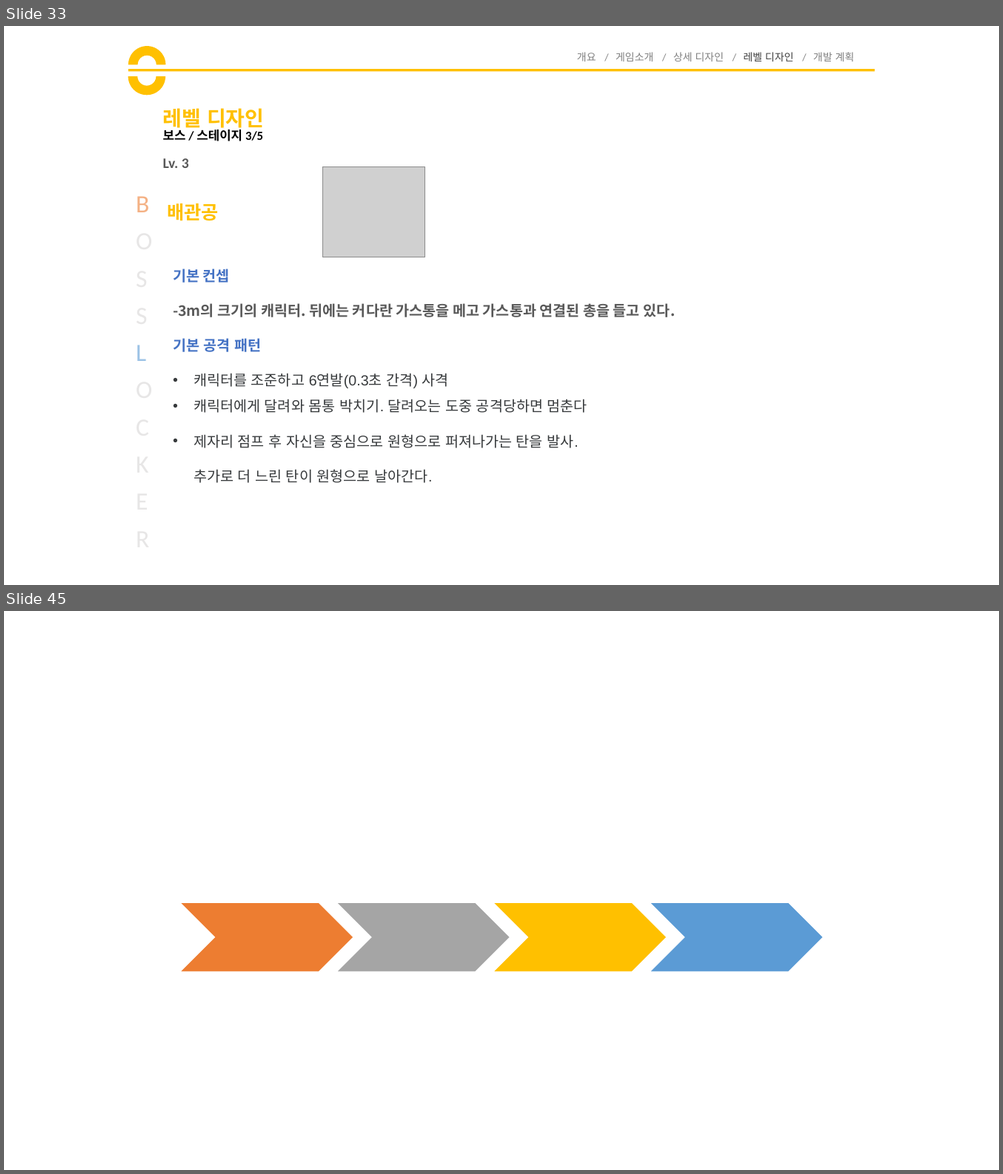
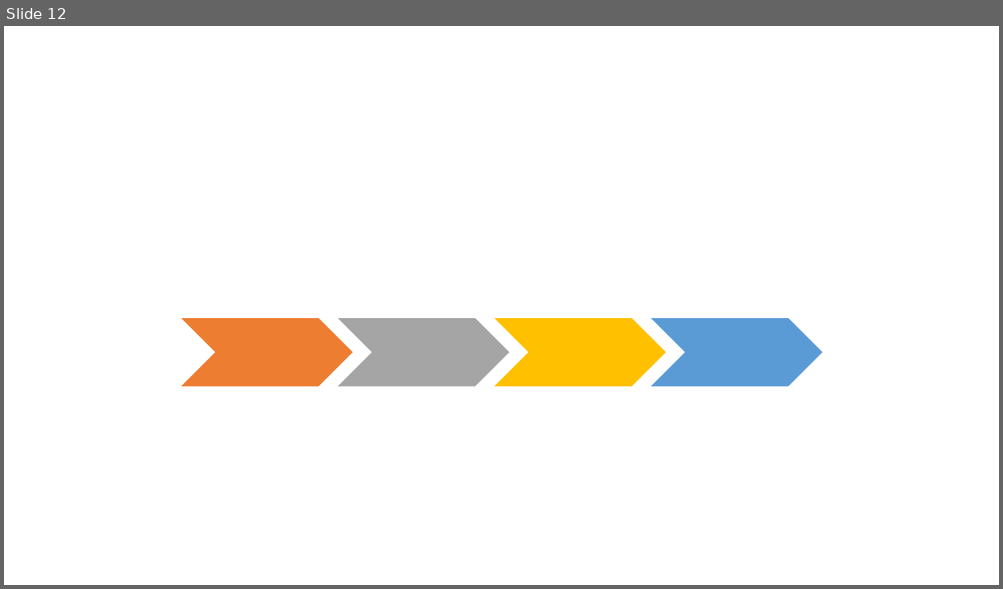
Before and after one commit to goddun/Report, a slide deck: 제안서.pptx. Shown one above the other, each under a label of ours: slides 33 and 45 before the commit, slide 12 after it; the slides between them are not shown. The pictures are 1003x1174 and 1003x589 pixels, drawn with LibreOffice and Linux fonts; fonts in the diff are those of the drawing; grey boxes stand for pictures. Boxes give left, top, right and bottom in pixels: in the first picture for what was removed or moved away, otherwise in the second. Text is boxed around its words. In the diff, an @@ line names an element or a change of style, - is before the commit and + after.

```diff
--- a/제안서.pptx
+++ b/제안서.pptx
@@ slide 33 removed at bbox=[4, 26, 999, 585], background #FFFFFF @@
@@ arch (boxed as its full ring) removed at bbox=[128, 46, 166, 84] @@
@@ arch (boxed as its full ring) removed at bbox=[128, 58, 165, 96] @@
@@ line removed from (128, 70) to (875, 70) @@
@@ text removed at bbox=[577, 52, 854, 62] @@
-개요 / 게임소개 / 상세 디자인 / 레벨 디자인 / 개발 계획
@@ title removed at bbox=[163, 108, 264, 132] @@
-레벨 디자인
@@ text removed at bbox=[163, 127, 263, 141] @@
-보스 / 스테이지 3/5
@@ text removed at bbox=[163, 158, 189, 168] @@
-Lv. 3
@@ picture removed at bbox=[323, 167, 425, 258] @@
@@ text removed at bbox=[136, 196, 149, 361] @@
-B
-O
-S
-S
-L
-O
-C
-K
-E
-R
@@ text removed at bbox=[167, 204, 219, 221] @@
-배관공
@@ text removed at bbox=[173, 269, 674, 483] @@
-기본 컨셉
--3m의 크기의 캐릭터. 뒤에는 커다란 가스통을 메고 가스통과 연결된 총을 들고 있다.
-기본 공격 패턴
-• 캐릭터를 조준하고 6연발(0.3초 간격) 사격
-• 캐릭터에게 달려와 몸통 박치기. 달려오는 도중 공격당하면 멈춘다
-• 제자리 점프 후 자신을 중심으로 원형으로 퍼져나가는 탄을 발사.
-추가로 더 느린 탄이 원형으로 날아간다.
@@ what was slide 45 is now slide 12 @@
```
Also in this commit, not shown: 4 slides changed, 3 slides added, 35 other slides removed.
